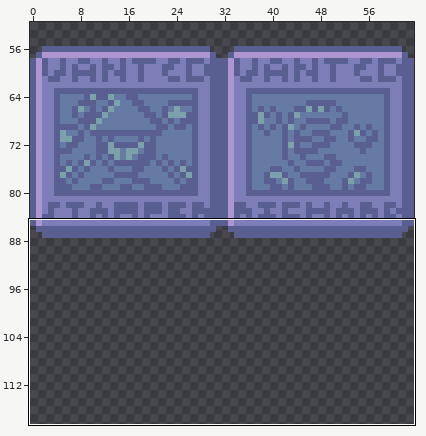
Sprite sheet: TowerOfDreams/sprites/sTileset/layers/8f568ac0-5302-4531-a71c-9c85cac8d6ce/93882c10-b19f-4525-bf3f-ea26ef76fd51.png. The first picture is a wide view before the edit; the outline marks the close-up.
Close-up. Before:
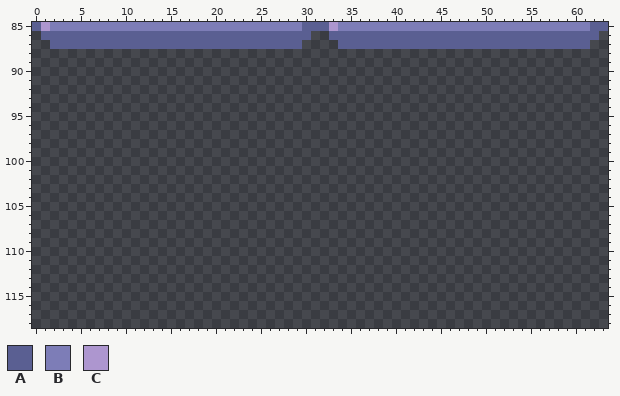
The file is 64x128 pixels. Shown: x 0..63, y 85..118. The wide view leaves out empty margins.
Palette (. is transparent): A #5a5f92  B #7d7db7  C #ad96cf
Pixels before, first column x 0:
85 ACBBBBBBBBBBBBBBBBBBBBBBBBBBBBAAACBBBBBBBBBBBBBBBBBBBBBBBBBBBBAA
86 .AAAAAAAAAAAAAAAAAAAAAAAAAAAAAA..AAAAAAAAAAAAAAAAAAAAAAAAAAAAAA.
87 ..AAAAAAAAAAAAAAAAAAAAAAAAAAAA....AAAAAAAAAAAAAAAAAAAAAAAAAAAA..
The result:
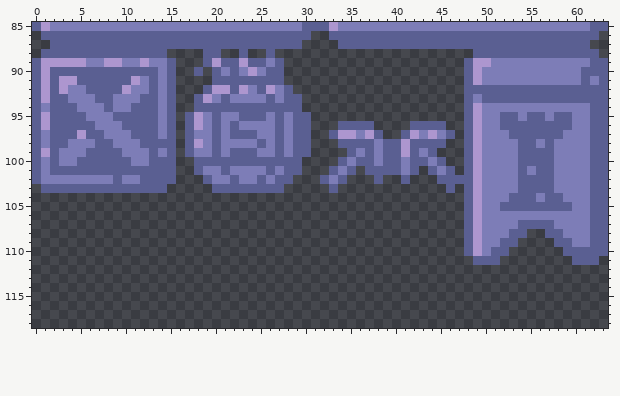
From old to new:
Changed rows in their new state; - is an unchanged pixel.
first column x 0:
 88 -AAAAAAAAAAAAAA----AA--A--A----------------------AAAAAAAAAAAAAA-
 89 ACCCCCBBCCBBCBBA---ACAACAABA--------------------ACCBBBBBBBBBBBAA
 90 ACAAAAAAAAAAAABA--A-ABABCBAA--------------------ACBBBBBBBBBBBAAA
 91 ACACCAAAAAACBABA----AAAAAAAA--------------------ACBBBBBBBBBBBABA
 92 ACACBBAAAACBBABA---ACCACBACBA-------------------AAAAAAAAAAAAAAAA
 93 ACAABBBAABBBAABA--ACBABBBBABAA------------------ABAAAAAAAAAAAAAA
 94 ABAAABBBABBAAABA--AAAAAAAAAAAA------------------ACBBBBBBBBBBBBAA
 95 ACAAAABBBAAAAABA-ACBABBAAABABAA-----------------ACBBAABAABAABBAA
 96 ACAAAAABBBAAAABA-ACBABABBBBABAA---AAAA----AAAA--ACBBAAAAAAAABBAA
 97 ABAAACAABBBAAABA-ABBABAAABBABAA--ACCBCA--ACBCBA-ACBBBAAAAAABBBAA
 98 ABAABBBAABBBAAAA-ACBABBBBABABAA---AAAABAACAAAA--ACBBBBAABABBBBAA
 99 ACABBBAAAABBBABA-ABBABAAABBABAA----ABABAACABA---ACBBBBAAAABBBBAA
100 ABABBAAAAAABBAAA--AAAAAAAAAAAA----ABAABAABAABA--ACBBBBAAAABBBBAA
101 ABAAAAAAAAAAAAAA--ABBABBBBABAA---ABA-AAAABA-ABA-ACBBBBABAABBBBAA
102 ABBBBBBBBABBAAAA---ABBABBABAA---ABA---A--A---AAAACBBBBAAAABBBBAA
103 -AAAAAAAAAAAAAA-----AAAAAAAA-----A------------A-ACBBBBAAAABBBBAA
104 ------------------------------------------------ACBBBAAABAABBBAA
105 ------------------------------------------------ACBBAAAAAAAABBAA
106 ------------------------------------------------ACBBBBBBBBBBBBAA
107 ------------------------------------------------ACBBBBAAAABBBBAA
108 ------------------------------------------------ACBBBAA--AABBBAA
109 ------------------------------------------------ACBBAA----AABBAA
110 ------------------------------------------------ACBAA------AAAAA
111 -------------------------------------------------AAA--------AAA-
